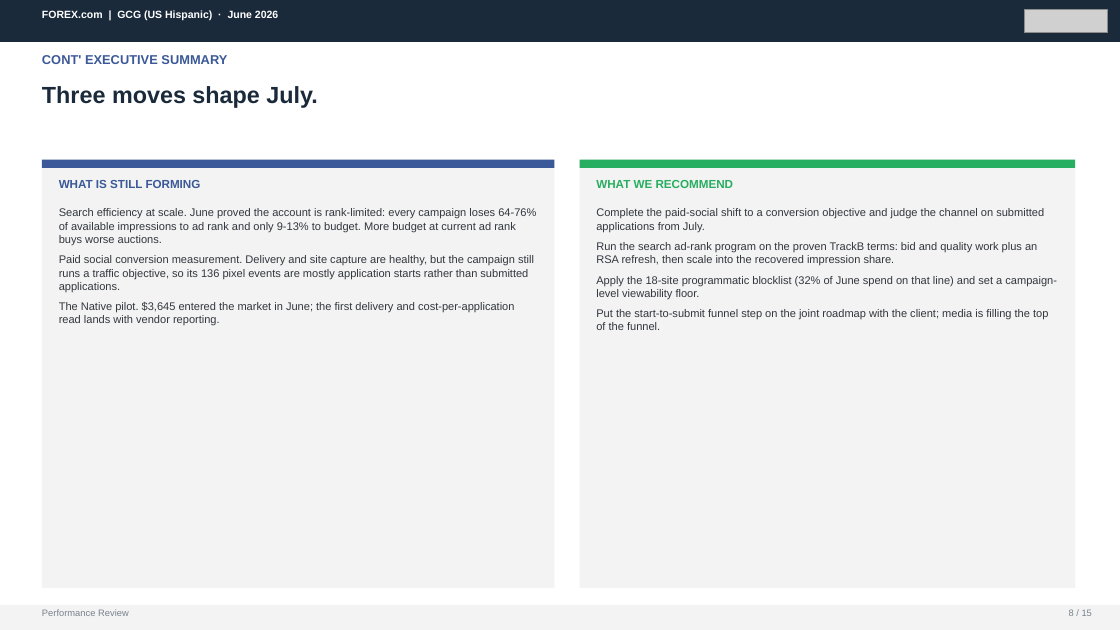
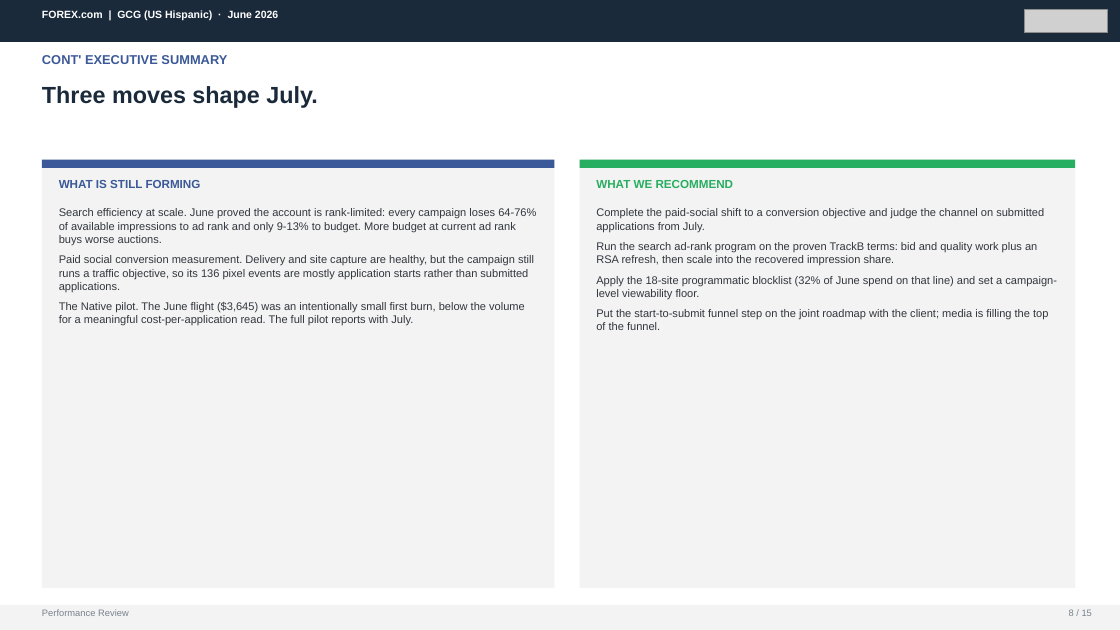
Before and after one commit to hablapro/brlvnt-reporting-hub, a slide deck: slide 8 of report-client-decks/06. GCG_US_June_2026_Performance_Review.pptx. Drawn at 1120x630 pixels with LibreOffice and Linux fonts; fonts in the diff are those of the drawing; grey boxes stand for pictures. Boxes give left, top, right and bottom in pixels: in the first picture for what was removed or moved away, otherwise in the second. Text is boxed around its words. In the diff, an @@ line names an element or a change of style, - is before the commit and + after.

```diff
--- a/report-client-decks/06. GCG_US_June_2026_Performance_Review.pptx
+++ b/report-client-decks/06. GCG_US_June_2026_Performance_Review.pptx
@@ text at bbox=[59, 302, 525, 326]: text changed @@
-The Native pilot. $3,645 entered the market in June; the first delivery and cost-per-application read lands with vendor reporting.
+The Native pilot. The June flight ($3,645) was an intentionally small first burn, below the volume for a meaningful cost-per-application read. The full pilot reports with July.
```
Also in this commit, not shown: 2 other slides changed, 3 other files.
